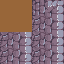
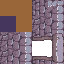
Layers edited between the first and the second 64x64 image:
renamed "Layer 6" to "Layer 8", painted on it over box(0, 16, 64, 64)
hid "Background" over box(0, 16, 64, 64)
